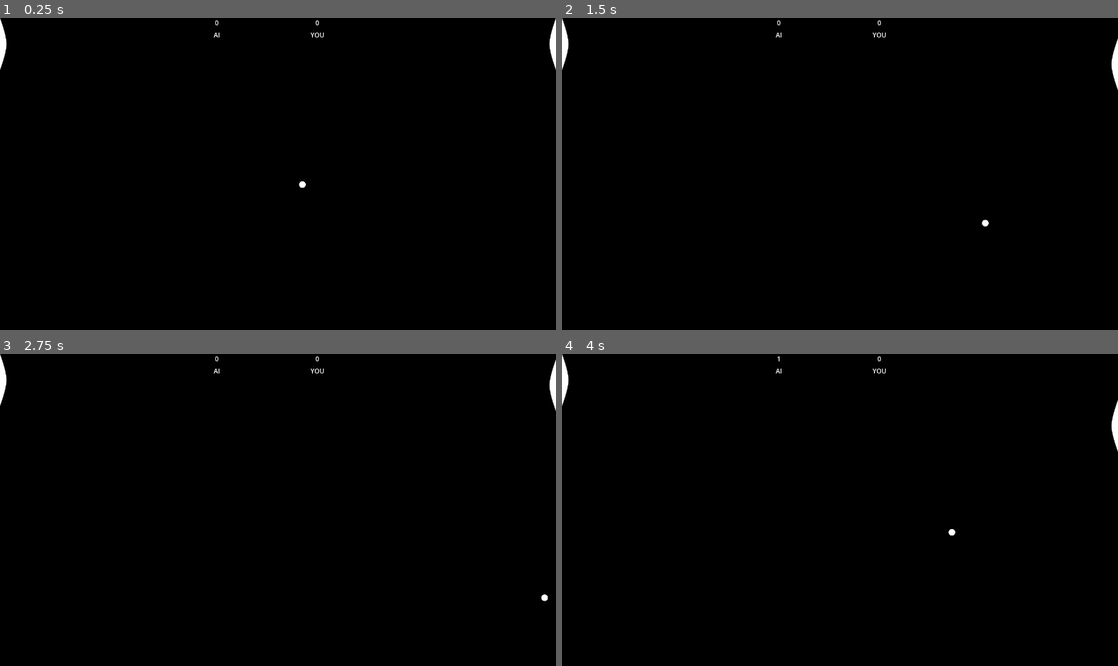
Above: before the commit, frames 1-4 (two rows, left to right).
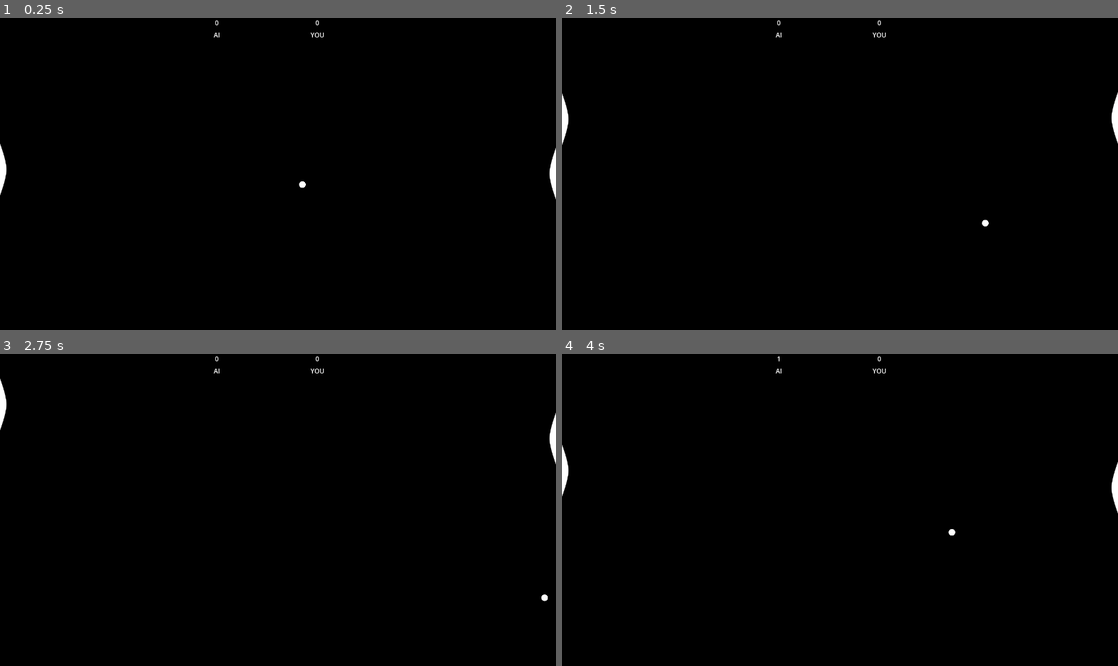
Above: after the commit, the same moments.

Repository: chaos-yeeter/pong
Game: Godot game, scene res://scenes/level.tscn
Two runs of this game, one before a commit and one after it. Both use one fixed random seed, a clock stepped at 60 frames per second and the inputs below.
Inputs:
- Up to frame 1 (0.25 s): no input
- Up to frame 2 (1.5 s): hold K (move_up) 0.53-1.28 s; hold J (move_down) from 1.28 s (still down)
- Up to frame 3 (2.75 s): release J (move_down) at 2.03 s; hold K (move_up) from 2.03 s (still down)
- Up to frame 4 (4 s): release K (move_up) at 3.53 s; hold J (move_down) from 3.53 s (still down)

The runs differ from the first frame. In frame 1, 0.5% of the frame differs, in the area x 0-100%, y 0-59%; in frame 2, 0.5%; in frame 3, 0.4%; in frame 4, 0.5%.

Commit message:
feat(player,ball): Center paddles at the start

Diff:
--- a/scenes/ai.tscn
+++ b/scenes/ai.tscn
@@ -11,7 +11,7 @@
 [node name="ai" type="Node2D"]
 
 [node name="character" type="CharacterBody2D" parent="."]
-position = Vector2(8, 65)
+position = Vector2(8, 384)
 motion_mode = 1
 wall_min_slide_angle = 3.14159
 script = ExtResource("1_kuuah")
--- a/scenes/player.tscn
+++ b/scenes/player.tscn
@@ -11,7 +11,7 @@
 [node name="player" type="Node2D"]
 
 [node name="character" type="CharacterBody2D" parent="."]
-position = Vector2(1358, 65)
+position = Vector2(1358, 384)
 motion_mode = 1
 wall_min_slide_angle = 3.14159
 script = ExtResource("1_h2481")
